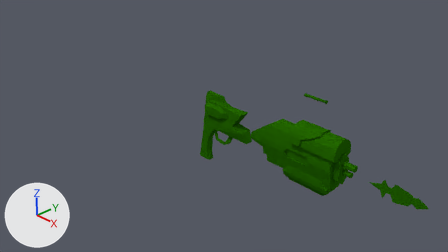
One commit to the Blender file Badass_Upgrade/DESIGN/GrupoA/Player/Rifle/Mesh/rifle_v1.blend: the scene before it, then after it.
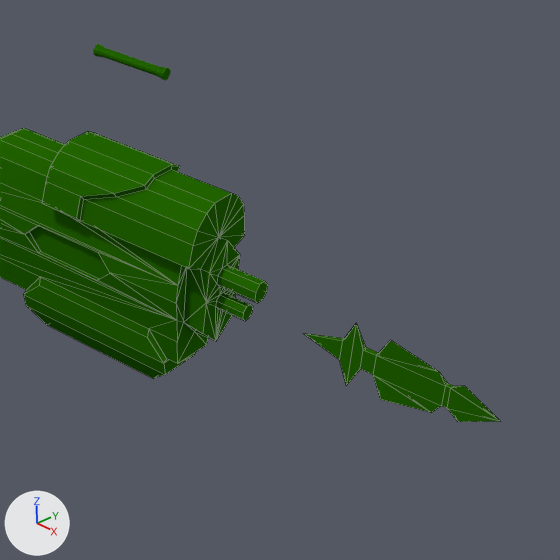
Old and new are each drawn from the file's camera 'Camera' and again close up on the part from 61% to 100% of the width and 32% to 100% of the height. Arrows for +X, +Y and +Z are at lower left; the lights stay in place. The close-ups show mesh edges as thin lines.

In view in the first close-up: 'Battery', 'Rifle2', 'Rotating_Blade'.
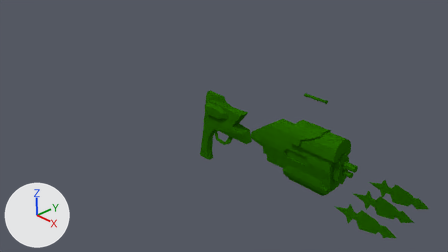
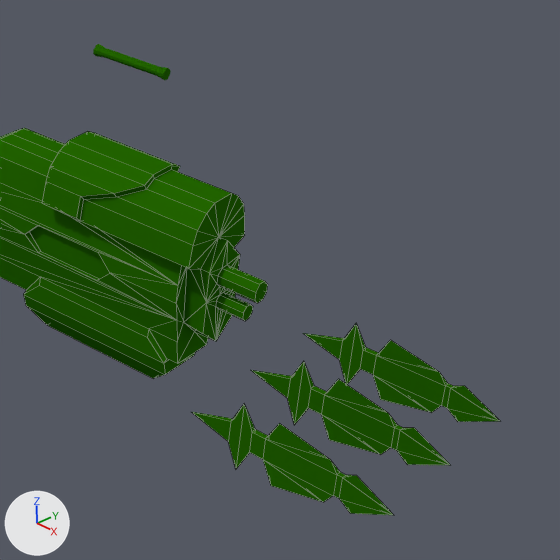
Boxes [x1, y1, x2, y2] around the edits, measured in the close-ups (560 x 560 px):
'Rotating_Blade.002', added (green): after [192, 404, 393, 515]
'Rotating_Blade.001', added (green): after [251, 361, 450, 465]

What the commit changed:
Object 'Rotating_Blade.002' (ob_rotating_blade_002) is new; it shows a copy of the mesh of ob_rotating_blade.
Its location is (4.426, -0.984, 0.814).
Its scale is (0.466, -0.0582, 0.196).
Object 'Rotating_Blade.001' (ob_rotating_blade_001) is new; it shows a copy of the mesh of ob_rotating_blade.
Its location is (4.426, -0.48, 0.814).
Its scale is (0.466, -0.0582, 0.196).
